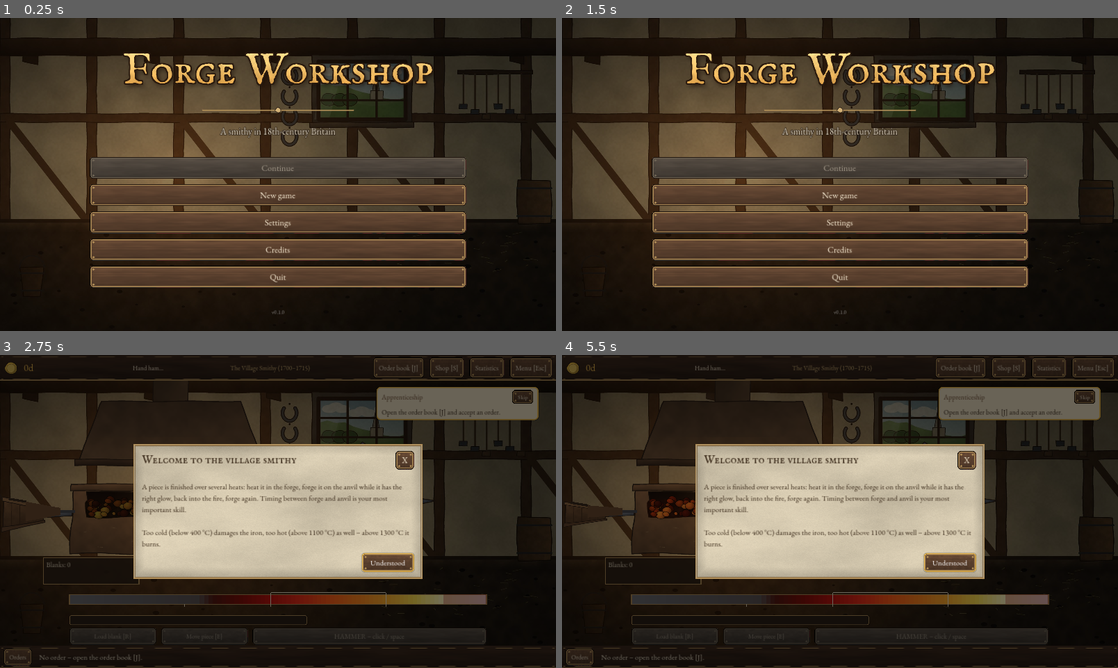
Above: before the commit, frames 1-4 (two rows, left to right).
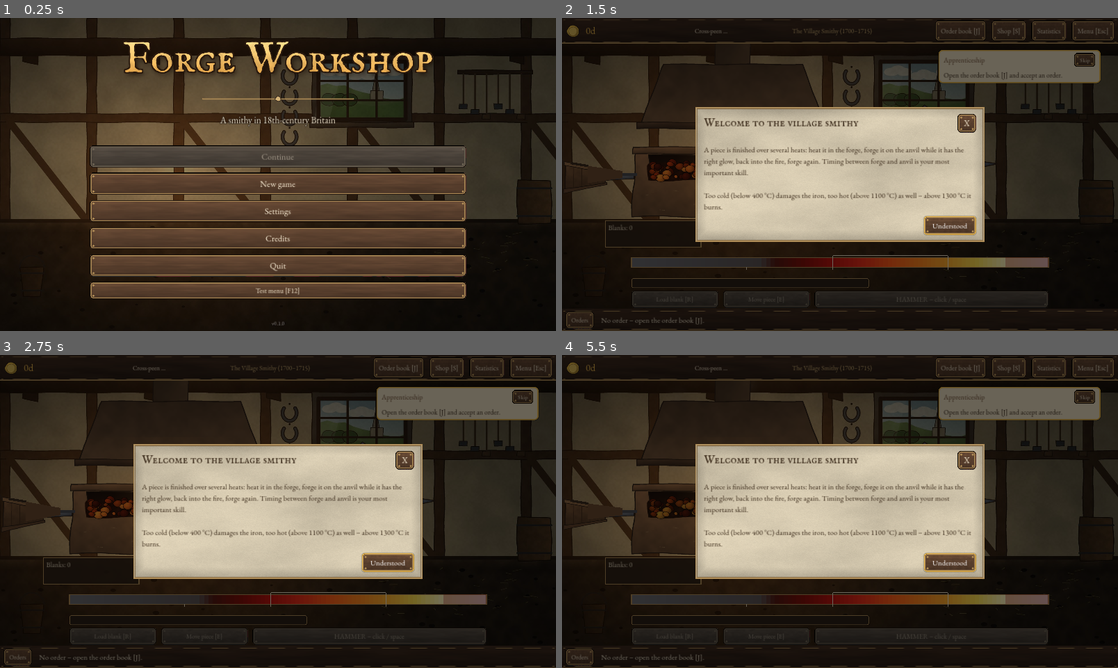
Above: after the commit, the same moments.

Repository: MMCK84/forge
Game: Godot game, scene res://scenes/main/main.tscn
The game is run twice, just before and just after one commit, with the same random seed, the same clock (stepped at 60 frames per second) and the same inputs.
Inputs (mouse positions are in pixels of both pictures, inside the frame that each line leads up to):
- Up to frame 1 (0.25 s): no input
- Up to frame 2 (1.5 s): click (840, 290) at 0.5 s, where only the run after the commit has a clickable "Test menu [F12]"; click (812, 111) at 1.25 s, where only the run after the commit has a clickable "Middle"
- Up to frame 3 (2.75 s): click (278, 533) at 2 s, where only the run before the commit has a clickable "New game"
- Up to frame 4 (5.5 s): click "Skip" at 2.75 s; click "Skip" at 3.5 s; click "Order book [J]" at 4.25 s; click "Shop [S]" at 5 s

The runs differ from the first frame. In frame 1, 25% of the frame differs, in the area x 16-84%, y 7-99%; in frame 2, 50%, in the area x 0-100%, y 0-100%; in frame 3, 0.1%; in frame 4, 0.2%.

Commit message:
Testmenü (F12): Epochen springen, Test-Spielstände, Schnellaktionen
Nur in Testversionen (Debug-Build). Sprung an Anfang, Mitte oder Ende
jeder Epoche mit passender Ausrüstung, 5 Test-Spielstände, Geld,
Auftrag sofort abschließen, neue Angebote, Spieltempo ×1/×2/×4.
Erreichbar per F12 sowie über Pausen- und Hauptmenü. Tests und
grafischer Spieltest erweitert; Präzisions-Text an Arbeitsgänge angepasst.

Co-Authored-By: Claude Opus 5.5 <noreply@anthropic.com>
Claude-Session: https://claude.ai/code/session_018Wr6RPb66e2MzTGSvrNuG4

Diff:
--- a/localization/translations.csv
+++ b/localization/translations.csv
@@ -102,7 +102,7 @@
 HINT_JOURNEYMAN_TITLE,Der Geselle,The journeyman
 HINT_MACHINE_TEXT,"Eure Maschine schlägt automatisch mit, solange ein Werkstück mit mindestens 400 °C auf dem Amboss liegt – zusätzlich zu Euren eigenen Schlägen.",Your machine strikes automatically while a piece of at least 400 °C lies on the anvil – in addition to your own blows.
 HINT_MACHINE_TITLE,Maschinenbetrieb,Machine power
-HINT_PRECISION_TEXT,"Hier zählt nur, was Ihr im engen Zielfenster von 850–1000 °C schmiedet. Drei Sterne bringen 25 % Trinkgeld.",Only what you forge in the narrow window of 850–1000 °C counts here. Three stars earn a 25 % tip.
+HINT_PRECISION_TEXT,"Hier zählt nur, was Ihr in der Mitte des Zielfensters schmiedet: Jedes Fenster ist auf seine mittleren 60 % verengt. Drei Sterne bringen 25 % Trinkgeld.",Only what you forge in the middle of the target window counts here: every window is narrowed to its central 60 %. Three stars earn a 25 % tip.
 HINT_PRECISION_TITLE,Präzisionsauftrag,Precision order
 HINT_QUANTITY_TEXT,"Mehrere Stücke: Jedes wird einzeln erhitzt und geschmiedet. Nutzt alle Plätze der Esse, damit die n …(402 unchanged characters)…
 HINT_QUANTITY_TITLE,Mengenauftrag,Quantity order
@@ -435,6 +435,24 @@
 STEP_PUNCH,Lochen,Punching
 STEP_TWIST,Verdrehen,Twisting
 STEP_UPSET,Stauchen,Upsetting
+TEST_DELETE,Löschen,Delete
+TEST_END,Ende,End
+TEST_EPOCHS,In eine Epoche springen,Jump to an era
+TEST_EPOCHS_NOTE,"Setzt das laufende Spiel auf den gewählten Stand: Meilensteine davor gelten als erledigt, Ausrüstung und Personal der Epoche werden ergänzt. Geld bleibt erhalten. Vorher bei Bedarf in einem Test-Spielstand sichern.","Sets the current game to the chosen point: earlier milestones count as done, the era's equipment and staff are added. Money is kept. Save to a test slot first if needed."
+TEST_FINISH_JOB,Auftrag fertig (3 Sterne),Finish order (3 stars)
+TEST_INFO,Epoche {e} · Auftrag {n} von {total} · Komplexität {c} · Münzbeutel {m},Era {e} · order {n} of {total} · complexity {c} · purse {m}
+TEST_LOAD,Laden,Load
+TEST_MIDDLE,Mitte,Middle
+TEST_NEW_GAME,Neues Spiel starten,Start a new game
+TEST_QUICK,Schnellaktionen,Quick actions
+TEST_REROLL,Neue Angebote sofort,New offers now
+TEST_SAVE,Speichern,Save
+TEST_SLOTS,Test-Spielstände,Test saves
+TEST_SLOT_EMPTY,Platz {i}: leer,Slot {i}: empty
+TEST_SLOT_INFO,"Platz {i}: Epoche {e}, Auftrag {n}, {m} – {date}","Slot {i}: era {e}, order {n}, {m} – {date}"
+TEST_SPEED,Spieltempo:,Game speed:
+TEST_START,Anfang,Start
+TEST_TITLE,Testmenü,Test menu
 TUT_BUY_HAMMER,Gut verdient! Kauft im Laden [S] den Kreuzschlaghammer – er schlägt mehr als doppelt so kräftig.,Well earned! Buy the cross-peen hammer in the shop [S] – it strikes more than twice as hard.
 TUT_COLD,Zu kalt! Kalte Schläge bringen nichts und beschädigen das Gefüge. Zurück ins Feuer [E]!,Too cold! Cold blows achieve nothing and damage the iron. Back into the fire [E]!
 TUT_HAMMER,Schmiedet! Klickt auf den Amboss oder drückt die Leertaste.,Forge! Click the anvil or press the space bar.
@@ -447,7 +465,7 @@
 TUT_TOO_HOT,"Noch zu heiß für diesen Arbeitsgang – lasst das Eisen kurz abkühlen, bis der Zeiger im hellen Zielfenster steht.",Still too hot for this step – let the iron cool a moment until the pointer is inside the bright target window.
 TUT_WAIT_HEAT,"Wartet, bis das Eisen die Hitze des Arbeitsgangs erreicht: Der Zeiger der Glutfarben-Skala muss im hellen Zielfenster stehen.",Wait until the iron reaches the heat for this step: the pointer on the glow scale must be inside the bright target window.
 TYPE_MILESTONE,Meilenstein,Milestone
-TYPE_PRECISION,Präzision (850–1000 °C),Precision (850–1000 °C)
+TYPE_PRECISION,Präzision (enges Fenster),Precision (narrow window)
 TYPE_RUSH,Eilauftrag,Rush order
 TYPE_STANDARD,Standard,Standard
 UI_ABORT_CONFIRM,Wirklich abbrechen? Bereits verbrauchte Rohlinge werden nicht erstattet.,Really abandon? Blanks already used are not refunded.
--- a/scenes/autoload/game_manager.gd
+++ b/scenes/autoload/game_manager.gd
@@ -123,7 +123,7 @@
 		"hammer": [KEY_SPACE], "move_piece": [KEY_E], "load_raw": [KEY_R],
 		"select_1": [KEY_1], "select_2": [KEY_2], "select_3": [KEY_3],
 		"quench": [KEY_Q], "open_jobs": [KEY_J], "open_shop": [KEY_S],
-		"open_staff": [KEY_P], "pause": [KEY_ESCAPE],
+		"open_staff": [KEY_P], "pause": [KEY_ESCAPE], "test_menu": [KEY_F12],
 	}
 	for action in keys:
 		if InputMap.has_action(action):
@@ -989,3 +989,104 @@
 	if epoch < 0:
 		epoch = current_epoch
 	return tr("EPOCH_%d_NAME" % epoch)
+
+
+# ================================================================== Testmenü (nur Testversionen)
+
+## Das Testmenü steht nur in Debug-Builds zur Verfügung (Start aus dem Editor, Debug-Export).
+func test_tools_enabled() -> bool:
+	return OS.is_debug_build()
+
+
+## Komplexitätsgrad des nächsten Auftrags (0 = Epochenanfang, 1 = Epochenende).
+func current_complexity() -> float:
+	return JobGenerator.complexity_grade(cfg, current_epoch, jobs_completed_in_epoch, free_play)
+
+
+## Springt in eine Epoche. progress: 0 = Anfang, 0.5 = Mitte, 1 = Ende (letzter Auftrag).
+## Mit equip = true gibt es die typische Ausrüstung und das Personal der Epoche.
+func debug_set_epoch(epoch: int, progress: float, equip: bool = true) -> void:
+	epoch = clampi(epoch, 1, 6)
+	if active_job != null:
+		active_job = null
+		sim.clear_job()
+	current_epoch = epoch
+	free_play = false
+	var ne := epoch_job_count(epoch)
+	jobs_completed_in_epoch = clampi(int(round(clampf(progress, 0.0, 1.0) * float(ne - 1))), 0, ne - 1)
+	# Meilensteine: alle früheren Epochen erledigt, in dieser Epoche alle bereits überholten
+	completed_milestone_ids = []
+	for e in milestones_by_epoch.keys():
+		var arr: Array = milestones_by_epoch[e]
+		for ms in arr:
+			var unlock := JobGenerator.milestone_unlock_n(cfg, e, ms.index, arr.size())
+			if e < epoch or (e == epoch and unlock < jobs_completed_in_epoch):
+				completed_milestone_ids.append(ms.id)
+	if equip:
+		_debug_equip(epoch)
+	job_offers.clear()
+	reroll_available_at = 0
+	_apply_equipment()
+	refresh_offers()
+	epoch_unlocked.emit(current_epoch)
+	active_job_changed.emit()
+	state_changed.emit()
+	pence_changed.emit(total_pence, 0)
+
+
+func _debug_equip(epoch: int) -> void:
+	var best_h: HammerData = null
+	for h in Catalog.HAMMERS:
+		if h.min_epoch <= epoch:
+			if not owned_hammer_ids.has(h.id):
+				owned_hammer_ids.append(h.id)
+			if best_h == null or h.tier > best_h.tier:
+				best_h = h
+	equipped_hammer_id = best_h.id
+	hammer_levels[best_h.id] = maxi(hammer_level(best_h.id), mini(2 + epoch, cfg.upgrade_max_level))
+	var best_f: ForgeData = null
+	for f in Catalog.FORGES:
+		if f.min_epoch <= epoch:
+			if not owned_forge_ids.has(f.id):
+				owned_forge_ids.append(f.id)
+			if best_f == null or f.tier > best_f.tier:
+				best_f = f
+	equipped_forge_id = best_f.id
+	for s in Catalog.STAFF:
+		if s.min_epoch <= epoch and not hired_ids.has(s.id):
+			hired_ids.append(s.id)
+	for m in Catalog.MACHINES:
+		if m.min_epoch <= epoch and not owned_machine_ids.has(m.id):
+			owned_machine_ids.append(m.id)
+			active_machine_id = m.id
+
+
+func debug_add_money(pence: int) -> void:
+	_add_pence(pence, false)
+
+
+## Schließt den aktiven Auftrag sofort mit drei Sternen ab (Abrechnung wie üblich).
+func debug_finish_job() -> void:
+	if active_job == null:
+		return
+	var fp := active_job.piece_fp()
+	for p in active_job.pieces:
+		p.progress = fp
+		p.points_in_window = fp
+		p.damage = 0.0
+		p.weld_hits = cfg.weld_hits_required
+		p.quenched = true
+		p.quench_penalty = 0.0
+		p.location = JobInstance.LOC_DONE
+		p.slot = -1
+	sim.load_job(active_job)
+	_complete_active_job()
+
+
+func debug_reroll_now() -> void:
+	reroll_available_at = 0
+	reroll_offers()
+
+
+func debug_set_time_scale(scale: float) -> void:
+	Engine.time_scale = scale
--- a/scenes/autoload/save_manager.gd
+++ b/scenes/autoload/save_manager.gd
@@ -319,3 +319,52 @@
 func _on_js_import(args) -> void:
 	if args.size() > 0:
 		import_text(str(args[0]))
+
+
+# ================================================================== Test-Spielstände (Testmenü)
+
+const TEST_SLOT_DIR := "user://test_slots/"
+const TEST_SLOTS := 5
+
+
+func test_slot_path(i: int) -> String:
+	return TEST_SLOT_DIR + "slot_%d.json" % i
+
+
+func save_test_slot(i: int) -> bool:
+	DirAccess.make_dir_recursive_absolute(TEST_SLOT_DIR)
+	var p := test_slot_path(i)
+	return write_atomic(GameManager.to_save_dict(), p, p + ".tmp", p + ".bak")
+
+
+## Lädt einen Test-Spielstand als aktuelles Spiel (wird danach normal weitergespeichert).
+func load_test_slot(i: int) -> bool:
+	var res := read_chain([[test_slot_path(i), "ok"], [test_slot_path(i) + ".bak", "backup"]])
+	var d: Dictionary = res["data"]
+	if d.is_empty():
+		return false
+	save_blocked = false
+	GameManager.load_from_dict(d)
+	save_game()
+	return true
+
+
+func delete_test_slot(i: int) -> void:
+	for suffix in ["", ".bak", ".tmp"]:
+		if FileAccess.file_exists(test_slot_path(i) + suffix):
+			DirAccess.remove_absolute(test_slot_path(i) + suffix)
+
+
+## Kurzinfo zu einem Test-Spielstand: {} wenn leer, sonst epoch, n, pence, saved_at, playtime.
+func test_slot_info(i: int) -> Dictionary:
+	var d := _read_json(test_slot_path(i))
+	if d.is_empty():
+		return {}
+	var meta: Dictionary = d.get("meta", {})
+	var pr: Dictionary = d.get("progress", {})
+	var eco: Dictionary = d.get("economy", {})
+	return {
+		"epoch": int(pr.get("current_epoch", 1)), "n": int(pr.get("jobs_completed_in_epoch", 0)),
+		"pence": int(eco.get("total_pence", 0)), "saved_at": int(meta.get("last_saved_at", 0)),
+		"playtime": int(meta.get("playtime_seconds", 0)),
+	}
--- a/scenes/main/workshop.gd
+++ b/scenes/main/workshop.gd
@@ -450,6 +450,8 @@
 		open_overlay("res://scenes/ui/staff_panel.gd")
 	elif event.is_action_pressed("pause"):
 		_open_pause()
+	elif event.is_action_pressed("test_menu") and GameManager.test_tools_enabled():
+		open_overlay("res://scenes/ui/test_panel.gd")
 	else:
 		return
 	get_viewport().set_input_as_handled()
@@ -664,6 +666,7 @@
 	machine_view.water_powered = m != null and m.water_powered
 	hud.refresh()
 	SoundManager.update_ambience()
+	SoundManager.play_music_for_epoch(gm.current_epoch)
 
 
 func _rep_level() -> int:
--- a/scenes/ui/main_menu.gd
+++ b/scenes/ui/main_menu.gd
@@ -58,6 +58,8 @@
 	col.add_child(UIKit.button(tr("UI_CREDITS"), _open.bind("res://scenes/ui/credits_panel.gd"), Vector2(520, 76), 30))
 	if not OS.has_feature("web") and not OS.has_feature("mobile"):
 		col.add_child(UIKit.button(tr("UI_QUIT"), _quit, Vector2(520, 76), 30))
+	if GameManager.test_tools_enabled():
+		col.add_child(UIKit.button(tr("TEST_TITLE") + " [F12]", _open_test_menu, Vector2(520, 60), 24))
 	_notice = UIKit.wrap_label("", 24, UIKit.TEXT_LIGHT, 520.0)
 	_notice.horizontal_alignment = HORIZONTAL_ALIGNMENT_CENTER
 	col.add_child(_notice)
@@ -144,3 +146,15 @@
 		start_game.emit()
 	elif not ok:
 		show_notice("UI_IMPORT_FAILED")
+
+
+func _unhandled_input(event: InputEvent) -> void:
+	if event.is_action_pressed("test_menu") and GameManager.test_tools_enabled() and _overlay_layer.get_child_count() == 0:
+		get_viewport().set_input_as_handled()
+		_open_test_menu()
+
+
+func _open_test_menu() -> void:
+	var p = load("res://scenes/ui/test_panel.gd").new()
+	p.game_started.connect(func() -> void: start_game.emit())
+	_overlay_layer.add_child(p)
--- a/scenes/ui/pause_menu.gd
+++ b/scenes/ui/pause_menu.gd
@@ -13,6 +13,8 @@
 	box.add_child(UIKit.button(tr("UI_RESUME"), close, Vector2(560, 72)))
 	box.add_child(UIKit.button(tr("UI_SETTINGS"), _open.bind("res://scenes/ui/settings_panel.gd"), Vector2(560, 72)))
 	box.add_child(UIKit.button(tr("UI_STATS"), _open.bind("res://scenes/ui/stats_panel.gd"), Vector2(560, 72)))
+	if GameManager.test_tools_enabled():
+		box.add_child(UIKit.button(tr("TEST_TITLE") + " [F12]", _open.bind("res://scenes/ui/test_panel.gd"), Vector2(560, 72)))
 	box.add_child(UIKit.button(tr("UI_SAVE_AND_QUIT"), _save_quit, Vector2(560, 72)))
 
 
--- /dev/null
+++ b/scenes/ui/test_panel.gd
@@ -0,0 +1,150 @@
+extends "res://scenes/ui/overlay.gd"
+## Testmenü (F12, nur Testversionen): Epochen springen, Test-Spielstände, Geld, Zeitraffer.
+
+const Economy = preload("res://scripts/economy.gd")
+
+## Wird ausgelöst, wenn aus dem Hauptmenü heraus ein Spiel gestartet bzw. geladen wurde.
+signal game_started()
+
+
+func _init() -> void:
+	title_key = "TEST_TITLE"
+	panel_width = 1300.0
+
+
+func build(box: VBoxContainer) -> void:
+	var gm := GameManager
+	var list := VBoxContainer.new()
+	list.add_theme_constant_override("separation", 10)
+	box.add_child(scroll(list, 780))
+	if gm.in_game:
+		list.add_child(UIKit.label(tr("TEST_INFO").format({
+			"e": gm.current_epoch, "n": gm.jobs_completed_in_epoch + 1, "total": gm.epoch_job_count(),
+			"c": "%.2f" % gm.current_complexity(), "m": Economy.format_lsd(gm.total_pence),
+		}), 24, UIKit.INK))
+	# --- Epochen
+	list.add_child(_section("TEST_EPOCHS"))
+	list.add_child(UIKit.wrap_label(tr("TEST_EPOCHS_NOTE"), 20, UIKit.INK_LIGHT, 1200.0))
+	var grid := GridContainer.new()
+	grid.columns = 4
+	grid.add_theme_constant_override("h_separation", 10)
+	grid.add_theme_constant_override("v_separation", 6)
+	for e in range(1, 7):
+		grid.add_child(UIKit.label(tr("EPOCH_%d_NAME" % e), 22, UIKit.INK))
+		for pos in [[0.0, "TEST_START"], [0.5, "TEST_MIDDLE"], [1.0, "TEST_END"]]:
+			grid.add_child(UIKit.button(tr(pos[1]), _jump.bind(e, float(pos[0])), Vector2(200, 52), 20))
+	list.add_child(grid)
+	# --- Schnellaktionen (nur im laufenden Spiel)
+	if gm.in_game:
+		list.add_child(_section("TEST_QUICK"))
+		var row := HBoxContainer.new()
+		row.add_child(UIKit.button("+ £10", _money.bind(2400), Vector2(140, 52), 20))
+		row.add_child(UIKit.button("+ £100", _money.bind(24000), Vector2(140, 52), 20))
+		row.add_child(UIKit.button("+ £1.000", _money.bind(240000), Vector2(150, 52), 20))
+		var fin := UIKit.button(tr("TEST_FINISH_JOB"), _finish, Vector2(0, 52), 20)
+		fin.disabled = gm.active_job == null
+		row.add_child(fin)
+		row.add_child(UIKit.button(tr("TEST_REROLL"), _reroll, Vector2(0, 52), 20))
+		list.add_child(row)
+		var speed := HBoxContainer.new()
+		speed.add_child(UIKit.label(tr("TEST_SPEED"), 22, UIKit.INK))
+		for sc in [1.0, 2.0, 4.0]:
+			var b := UIKit.button("×%d" % int(sc), _speed.bind(sc), Vector2(90, 52), 20)
+			b.disabled = is_equal_approx(Engine.time_scale, sc)
+			speed.add_child(b)
+		list.add_child(speed)
+	# --- Test-Spielstände
+	list.add_child(_section("TEST_SLOTS"))
+	for i in range(1, SaveManager.TEST_SLOTS + 1):
+		var info := SaveManager.test_slot_info(i)
+		var r := HBoxContainer.new()
+		var text := tr("TEST_SLOT_EMPTY").format({"i": i})
+		if not info.is_empty():
+			text = tr("TEST_SLOT_INFO").format({
+				"i": i, "e": info["epoch"], "n": int(info["n"]) + 1, "m": Economy.format_lsd(int(info["pence"])),
+				"date": Time.get_datetime_string_from_unix_time(int(info["saved_at"]) + _tz_offset(), true),
+			})
+		var l := UIKit.label(text, 22, UIKit.INK if not info.is_empty() else UIKit.INK_LIGHT)
+		l.size_flags_horizontal = Control.SIZE_EXPAND_FILL
+		r.add_child(l)
+		var sv := UIKit.button(tr("TEST_SAVE"), _save.bind(i), Vector2(170, 52), 20)
+		sv.disabled = not gm.in_game
+		r.add_child(sv)
+		var ld := UIKit.button(tr("TEST_LOAD"), _load.bind(i), Vector2(170, 52), 20)
+		ld.disabled = info.is_empty()
+		r.add_child(ld)
+		var dl := UIKit.button(tr("TEST_DELETE"), _delete.bind(i), Vector2(170, 52), 20)
+		dl.disabled = info.is_empty()
+		r.add_child(dl)
+		list.add_child(r)
+	list.add_child(UIKit.button(tr("TEST_NEW_GAME"), _new_game, Vector2(320, 56), 22))
+
+
+func _section(key: String) -> Control:
+	return UIKit.label(tr(key), 28, UIKit.LEATHER)
+
+
+func _tz_offset() -> int:
+	return int(Time.get_time_zone_from_system().get("bias", 0)) * 60
+
+
+func _ensure_game() -> void:
+	if not GameManager.in_game:
+		SaveManager.start_new_game()
+
+
+func _jump(epoch: int, progress: float) -> void:
+	var was_in_game := GameManager.in_game
+	_ensure_game()
+	GameManager.debug_set_epoch(epoch, progress, true)
+	SaveManager.save_game()
+	_done(was_in_game)
+
+
+func _money(pence: int) -> void:
+	GameManager.debug_add_money(pence)
+	rebuild()
+
+
+func _finish() -> void:
+	GameManager.debug_finish_job()
+	close()
+
+
+func _reroll() -> void:
+	GameManager.debug_reroll_now()
+	rebuild()
+
+
+func _speed(sc: float) -> void:
+	GameManager.debug_set_time_scale(sc)
+	rebuild()
+
+
+func _save(i: int) -> void:
+	SaveManager.save_test_slot(i)
+	rebuild()
+
+
+func _load(i: int) -> void:
+	var was_in_game := GameManager.in_game
+	if SaveManager.load_test_slot(i):
+		_done(was_in_game)
+
+
+func _delete(i: int) -> void:
+	SaveManager.delete_test_slot(i)
+	rebuild()
+
+
+func _new_game() -> void:
+	var was_in_game := GameManager.in_game
+	SaveManager.start_new_game()
+	_done(was_in_game)
+
+
+## Nach Sprung/Laden: im Spiel einfach schließen, aus dem Hauptmenü in die Werkstatt wechseln.
+func _done(was_in_game: bool) -> void:
+	close()
+	if not was_in_game:
+		game_started.emit()
--- a/tests/test_save.gd
+++ b/tests/test_save.gd
@@ -158,3 +158,61 @@
 	var max_gain := int(floor(gm.journeyman_rate() * gm.cfg.offline_max_s))
 	assert_eq(gm.total_pence - before, max_gain, "höchstens 8 Stunden")
 	gm.end_session()
+
+
+func test_debug_set_epoch() -> void:
+	var gm = (Engine.get_main_loop() as SceneTree).root.get_node_or_null("GameManager")
+	if gm == null:
+		return
+	gm.new_game()
+	gm.debug_set_epoch(4, 1.0)
+	assert_eq(gm.current_epoch, 4)
+	assert_eq(gm.jobs_completed_in_epoch, gm.epoch_job_count(4) - 1, "Ende der Epoche")
+	for ms in gm.milestones_by_epoch[3]:
+		assert_true(gm.completed_milestone_ids.has(ms.id), "Meilensteine früherer Epochen erledigt")
+	var fm: MilestoneData = gm.final_milestone(4)
+	assert_true(not gm.completed_milestone_ids.has(fm.id), "Abschluss-Meilenstein noch offen")
+	assert_eq(gm.open_milestone(), fm, "Abschluss-Meilenstein wird angeboten")
+	assert_eq(gm.equipped_forge_id, "forge_double_bellows", "Esse der Epoche")
+	assert_eq(gm.equipped_hammer_id, "hammer_crucible", "Hammer der Epoche")
+	assert_true(gm.is_hired("staff_journeyman"), "Personal der Epoche")
+	gm.debug_set_epoch(2, 0.0)
+	assert_eq(gm.jobs_completed_in_epoch, 0, "Anfang der Epoche")
+	assert_near(gm.current_complexity(), 0.0, 0.0001)
+	gm.end_session()
+
+
+func test_debug_finish_job() -> void:
+	var gm = (Engine.get_main_loop() as SceneTree).root.get_node_or_null("GameManager")
+	if gm == null:
+		return
+	gm.new_game()
+	assert_eq(gm.accept_offer(0), "")
+	gm.debug_finish_job()
+	assert_eq(gm.active_job, null, "Auftrag abgeschlossen")
+	assert_eq(int(gm.stats["jobs_completed"]), 1)
+	assert_eq(int(gm.stats["stars_total"]), 3, "mit drei Sternen")
+	assert_true(gm.total_pence > 0, "Lohn gutgeschrieben")
+	gm.end_session()
+
+
+func test_test_slots_roundtrip() -> void:
+	var gm = (Engine.get_main_loop() as SceneTree).root.get_node_or_null("GameManager")
+	var sm = (Engine.get_main_loop() as SceneTree).root.get_node_or_null("SaveManager")
+	if gm == null or sm == null:
+		return
+	gm.new_game()
+	gm.debug_set_epoch(5, 0.5)
+	gm.total_pence = 12345
+	assert_true(sm.save_test_slot(5), "Test-Spielstand gespeichert")
+	var info: Dictionary = sm.test_slot_info(5)
+	assert_eq(info["epoch"], 5)
+	assert_eq(info["pence"], 12345)
+	gm.new_game()
+	assert_eq(gm.current_epoch, 1)
+	assert_true(sm.load_test_slot(5), "Test-Spielstand geladen")
+	assert_eq(gm.current_epoch, 5, "Epoche wiederhergestellt")
+	assert_eq(gm.total_pence, 12345, "Geld wiederhergestellt")
+	sm.delete_test_slot(5)
+	assert_true(sm.test_slot_info(5).is_empty(), "Test-Spielstand gelöscht")
+	gm.end_session()
--- a/tools/playtest.gd
+++ b/tools/playtest.gd
@@ -325,6 +325,25 @@
 	await close_overlays()
 	check(TranslationServer.translate("UI_SHOP") == "Shop", "Englische Übersetzung aktiv")
 	gm.set_setting("language", "de")
+	# Testmenü: sichern, springen, laden
+	var tp = workshop().call("open_overlay", "res://scenes/ui/test_panel.gd")
+	await wait(0.4)
+	await shot("testmenue")
+	tp.call("_save", 1)
+	var epoch_before: int = gm.current_epoch
+	tp.call("_jump", 5, 1.0)
+	await wait(0.6)
+	check(gm.current_epoch == 5 and gm.current_complexity() > 0.99, "Testmenü: Sprung ans Ende von Epoche 5")
+	workshop().call("open_overlay", "res://scenes/ui/job_book.gd")
+	await wait(0.4)
+	await shot("auftragsbuch_ende_epoche5")
+	await close_overlays()
+	var tp2 = workshop().call("open_overlay", "res://scenes/ui/test_panel.gd")
+	await wait(0.3)
+	tp2.call("_load", 1)
+	await wait(0.6)
+	check(gm.current_epoch == epoch_before, "Testmenü: Test-Spielstand geladen")
+	SaveManager.delete_test_slot(1)
 	# Pause-Menü: Speichern & Beenden zurück ins Hauptmenü
 	workshop().call("_open_pause")
 	await wait(0.3)
@@ -333,3 +352,12 @@
 	await wait(0.8)
 	check(not gm.in_game, "Speichern & Beenden führt ins Hauptmenü")
 	await shot("hauptmenue_mit_spielstand")
+	# Testmenü aus dem Hauptmenü: direkt in Epoche 3 einsteigen
+	var menu = workshop()
+	menu.call("_open_test_menu")
+	await wait(0.4)
+	var tp3 = menu.get("_overlay_layer").get_child(0)
+	tp3.call("_jump", 3, 0.5)
+	await wait(1.0)
+	check(gm.in_game and gm.current_epoch == 3, "Testmenü im Hauptmenü: Einstieg in Epoche 3")
+	await shot("einstieg_epoche3")
